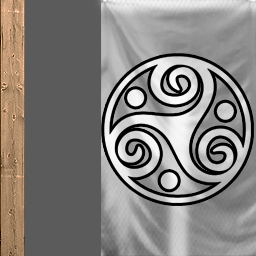
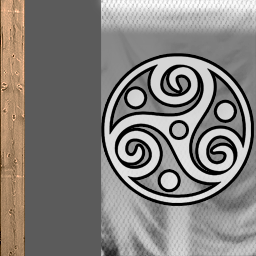
Layers edited between the first and the second w=256, h=256 image:
painted on "Layer 3" over (169, 120, 189, 140)
added layer "canvas" (1st of 2) (linear burn, 33%) above "canvas" over (101, 0, 256, 256)
painted on "Layer 2" over (101, 0, 256, 256)
